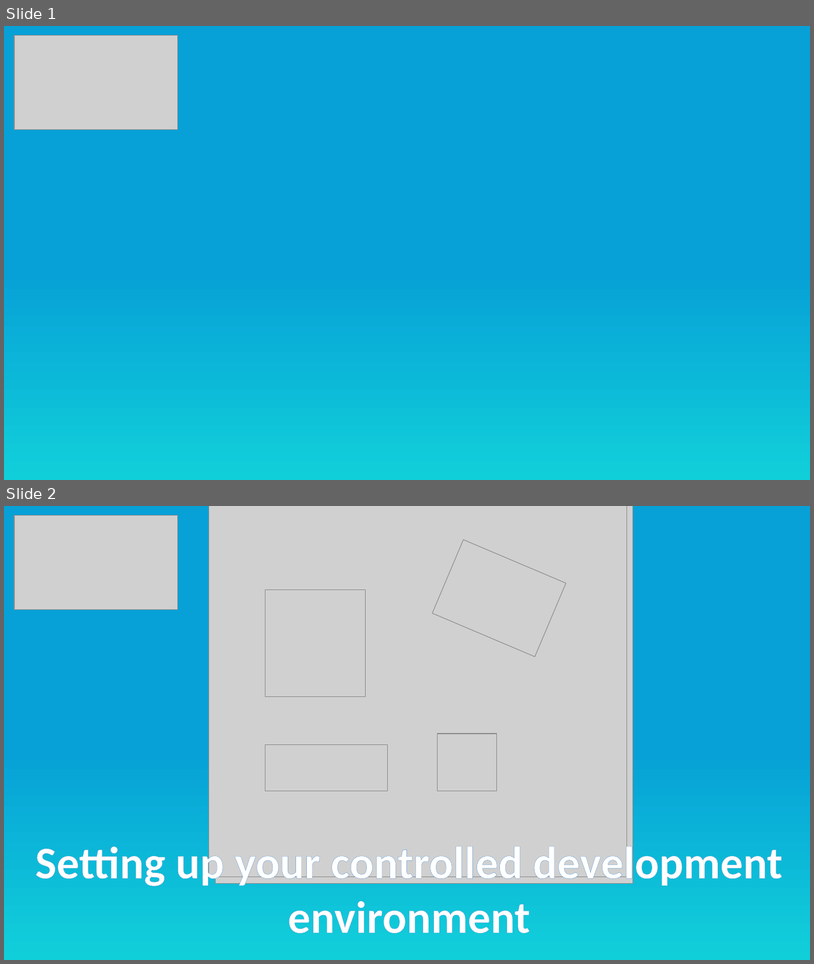
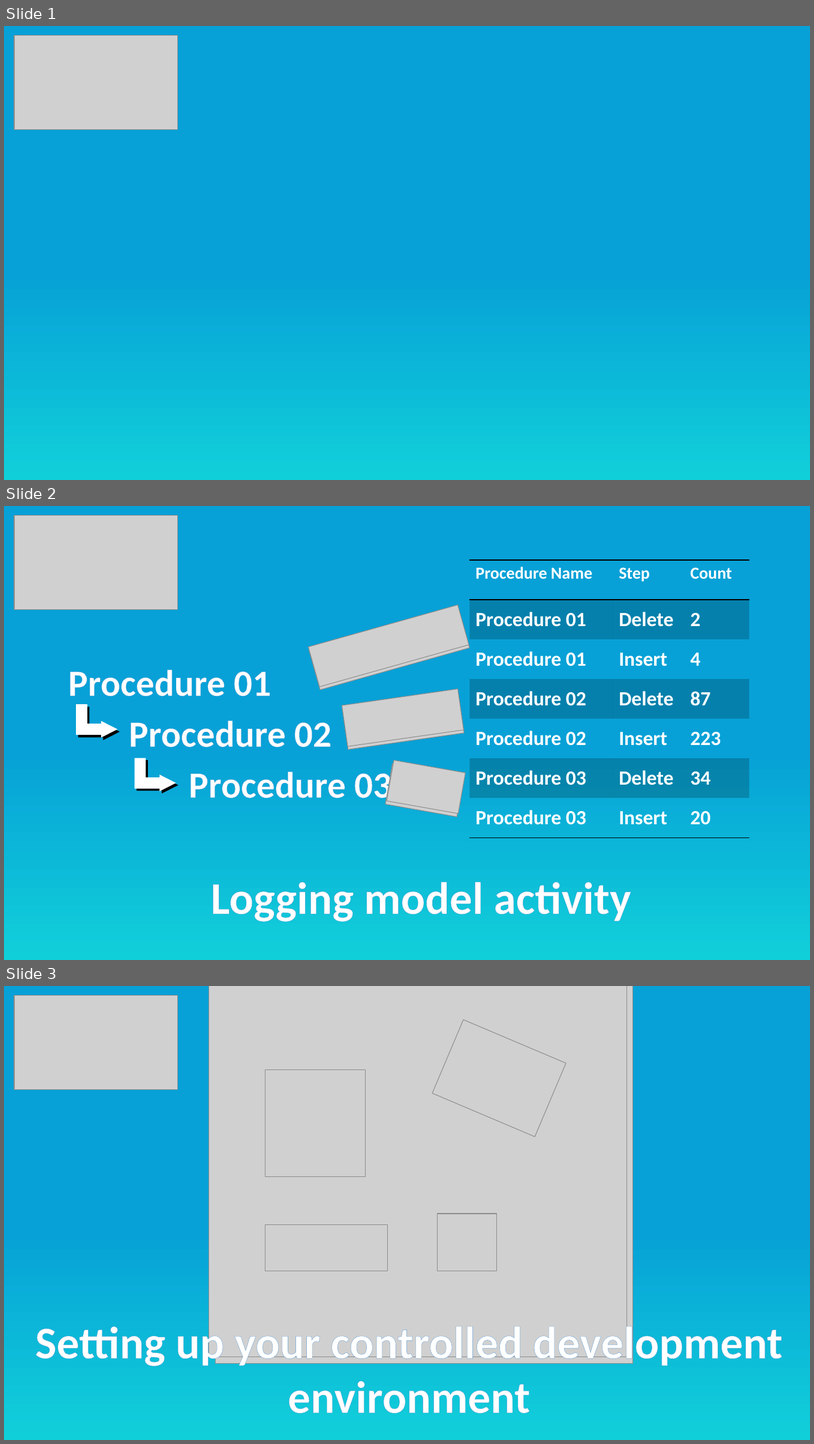
Before and after one commit to dwhacademy/dwhacademyposts, a slide deck: docs/Pictures for blog.pptx. Shown one above the other, each under a label of ours: slides 1 and 2 before the commit, slides 1, 2 and 3 after it. The pictures are 814x964 and 814x1444 pixels, drawn with LibreOffice and Linux fonts; fonts in the diff are those of the drawing; grey boxes stand for pictures. Boxes give left, top, right and bottom in pixels: in the first picture for what was removed or moved away, otherwise in the second. Text is boxed around its words. In the diff, an @@ line names an element or a change of style, - is before the commit and + after.

Commit message:
added logging picture

```diff
--- a/docs/Pictures for blog.pptx
+++ b/docs/Pictures for blog.pptx
@@ slide 2 added at (4,506,810,960), background gradient #07A1D7 to #11CFD9 @@
@@ picture added at (14,515,177,609) @@
@@ table added at (470,560,749,838), 7 rows, 3 columns @@
+Procedure Name | Step | Count
+Procedure 01 | Delete | 2
+Procedure 01 | Insert | 4
+Procedure 02 | Delete | 87
+Procedure 02 | Insert | 223
+Procedure 03 | Delete | 34
+Procedure 03 | Insert | 20
@@ picture added at (309,605,470,687) @@
@@ picture added at (309,608,470,690) @@
@@ text added at (68,669,271,696), 44 pt, text #FFFFFF, bold @@
+Procedure 01
@@ picture added at (342,692,464,750) @@
@@ picture added at (342,688,464,746) @@
@@ bent up arrow added at (76,705,118,738), fill #FFFFFF @@
@@ bent up arrow added at (78,707,120,740), fill #000000 @@
@@ text added at (129,720,332,747), 44 pt, text #FFFFFF, bold @@
+Procedure 02
@@ bent up arrow added at (135,757,176,791), fill #FFFFFF @@
@@ bent up arrow added at (137,760,178,793), fill #000000 @@
@@ text added at (189,769,392,805), 44 pt, text #FFFFFF, bold @@
+Procedure 03
@@ picture added at (386,763,464,816) @@
@@ picture added at (387,760,465,813) @@
@@ text added at (211,882,631,921), 54 pt, text #FFFFFF, bold @@
+Logging model activity
@@ what was slide 2 is now slide 3 @@
```
Also in this commit, not shown: 9 other files.
